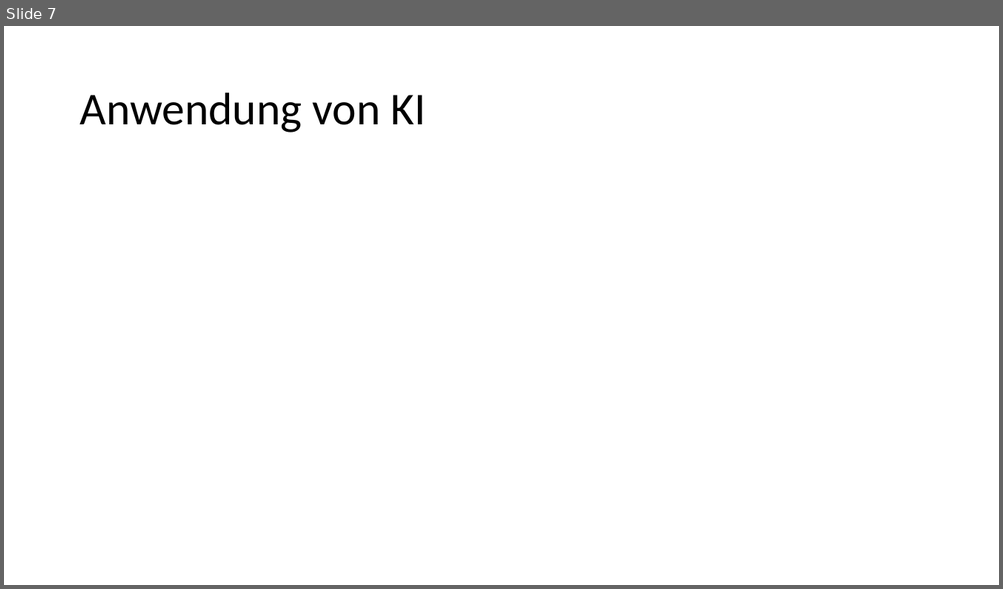
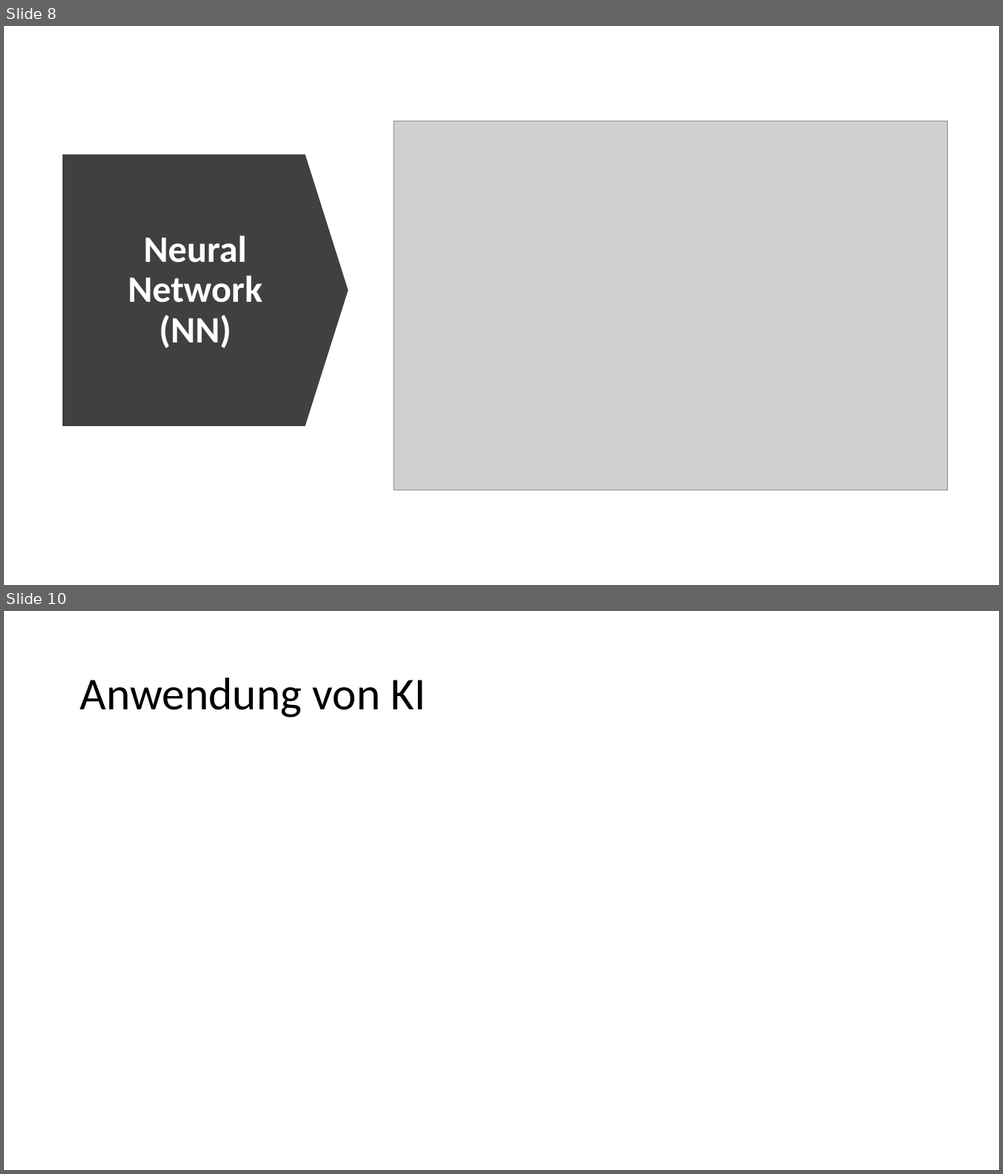
Before and after one commit to TomTom148/TomTom148.github.io, a slide deck: AI-Presentation.pptx. Shown one above the other, each under a label of ours: slide 7 before the commit, slides 8 and 10 after it; the slides between them are not shown. The pictures are 1003x589 and 1003x1174 pixels, drawn with LibreOffice and Linux fonts; fonts in the diff are those of the drawing; grey boxes stand for pictures. Boxes give left, top, right and bottom in pixels: in the first picture for what was removed or moved away, otherwise in the second. Text is boxed around its words. In the diff, an @@ line names an element or a change of style, - is before the commit and + after.

```diff
--- a/AI-Presentation.pptx
+++ b/AI-Presentation.pptx
@@ slide 8 added at (4,26,999,585), background #FFFFFF @@
@@ picture added at (393,121,947,490) @@
@@ down arrow added at (63,154,349,426), fill #404040 @@
@@ title added at (128,235,262,349), 36 pt, text #FFFFFF, bold @@
+Neural Network (NN)
@@ what was slide 7 is now slide 10 @@
```
Also in this commit, not shown: 4 slides changed, 3 other slides added, 1 slide removed, 1 other file.
